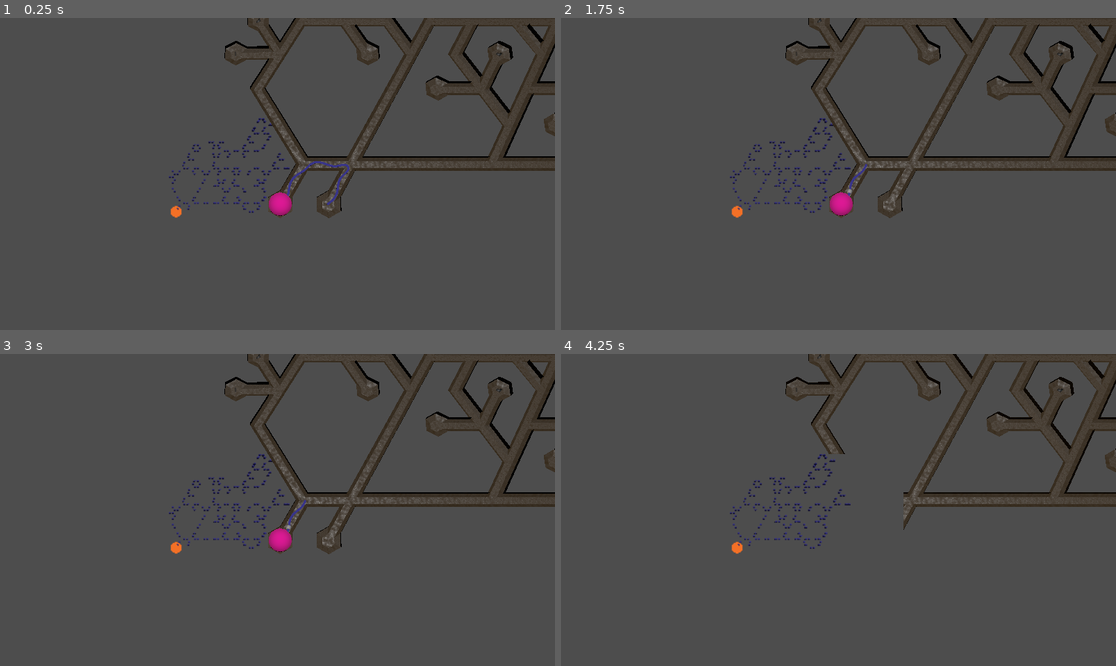
Above: before the commit, frames 1-4 (two rows, left to right).
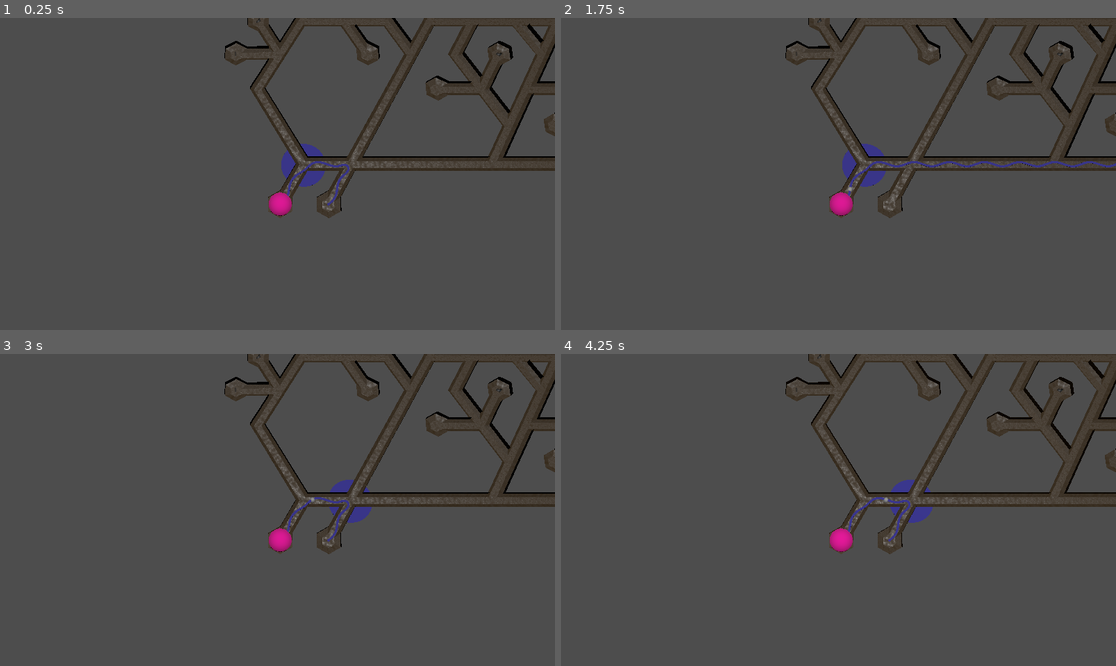
Above: after the commit, the same moments.

Repository: SamppuS/Rabbits_Requiem
Game: Godot game, scene res://tunnels.tscn
Same seed, same stepped clock (60 frames per second), same inputs: the game is played once before the commit and once after it. Sound files missing from this copy of the repository are replaced by a short silence.
Inputs (mouse positions are in pixels of both pictures, inside the frame that each line leads up to):
- Up to frame 1 (0.25 s): no input
- Up to frame 2 (1.75 s): tap Enter at 0.5 s; move the mouse to (960, 158) at 0.52 s; tap A (a) at 0.6 s; click (960, 158) at 0.67 s; tap D (d) at 0.8, 1.35 s; tap Space at 1.25 s; move the mouse to (727, 189) at 1.27 s; click (727, 189) at 1.42 s; tap E (e) at 1.55 s
- Up to frame 3 (3 s): tap Enter at 2 s; move the mouse to (333, 441) at 2.02 s; tap E (e) at 2.1 s; click (333, 441) at 2.17 s; tap W (w) at 2.3, 2.85 s; tap Space at 2.75 s; move the mouse to (249, 572) at 2.77 s; click (249, 572) at 2.92 s
- Up to frame 4 (4.25 s): tap X (x) at 3.05, 3.6 s; move the mouse to (1005, 556) at 3.52 s; click (1005, 556) at 3.67 s; tap Z (z) at 3.8 s

The runs differ from the first frame. In frame 1, 0.9% of the frame differs, in the area x 30-76%, y 28-65%; in frame 2, 1.2%; in frame 3, 0.9%; in frame 4, 2.1%, in the area x 30-67%, y 32-65%.
Error before the commit: Invalid access of index '2' on a base object of type: 'Array'. (res://assets/snake/snake.gd:40)

Commit message:
bug fixes and improvements to snake pathfinding

Diff:
--- a/rabbits_requiem/assets/snake/snake.gd
+++ b/rabbits_requiem/assets/snake/snake.gd
@@ -11,9 +11,15 @@
 var speed = .15 * 4  # Speed of movement
 
 var current = [Vector3(0,0,0), Vector2i(0,0), 0]
-var next = [Vector3(0,0,0), Vector2i(0,0), 1]
+var next = [Vector3(0,0,0), Vector2i(0,0), 0]
+
+var keep_on_clear : int = 3
 
 var path_blobs = []
+
+const pt_frequency = 168 # point per tunnel frequency
+var sin_phase = 0
+
 
 @export var thingy : PackedScene
 var bump
@@ -28,35 +34,31 @@
 func _process(delta: float) -> void:
 	if !goals[0].is_empty() and goals != old_goals:
 		snake_path = generate_path()
-		print("wowie, we can slither up to ", len(snake_path))
-		for a in snake_path:
-			var hahaa = thingy.instantiate()
-			hahaa.scale = Vector3(.4, .05, .4)
-			hahaa.position = a + Vector3.UP * .1
-			add_child(hahaa)
-			path_blobs.append(hahaa)
+		if path_index > 100:
+			path_index = find_best_index()
+		draw_path()
 
-	if !goals[0].is_empty():
-		if head.position.distance_to(goals[0][next[2]]) < 0.3:
-			current = next
-			next[2] = (next[2] + 1) % len(goals[0])
-			next = [goals[0][next[2]], goals[1][next[2]], next[2]]
-			print("reached next ", current[2])
+		#print("wowie, we can slither up to ", len(snake_path), " with the power of ", goals[0].size() - 1, " giving ratio of ", len(snake_path)/(goals[0].size() - 1))
+
+	if head.position.distance_to(goals[0][next[2]]) < 0.3 and !goals[0].is_empty() and next[2] < len(goals[0]) -1:
+			advance()
 
 	old_goals = goals.duplicate()
 
 	bump.position = next[0]
 
-	if !goals[0].is_empty():
+	if !goals[0].is_empty() and int(path_index * speed) < len(snake_path) - 2 :
 		move()
 
 
 func move():
 	path_index += 1
-	path_index = path_index % int(len(snake_path) / speed)
 	head.position = snake_path[path_index * speed]
 
 func add_destination(d3 : Vector3, d2i : Vector2i) :
+	if !goals[0].is_empty():
+		if d2i == goals[1][-1]: # skip back to back dublicates
+			return
 	goals[0].append(d3)
 	goals[1].append(d2i)
 
@@ -71,7 +73,7 @@
 func generate_path():
 
 	var slither_path : PackedVector3Array
-	var frequency = (1.73233866691589 - .05) * 3
+	var frequency =  .05
 	var amplitude = 0.075
 	var step_size = 0.01  # Now supports smaller step sizes
 
@@ -98,13 +100,12 @@
 		var tangent = (base_point - last_point).normalized()
 		var perpendicular = tangent.cross(Vector3.UP).normalized()
 
-		var sine_offset = amplitude * sin(frequency * path.get_baked_length() * point_index / (len(discrete_path) - 1))
+		var sine_offset = amplitude * sin(frequency *  point_index - sin_phase)
 		var slither_point = base_point + perpendicular * sine_offset
 
 		slither_path.append(slither_point)
 
 
-	#print("Here in snake we see ", slither_path[0])
 	return slither_path
 
 func moving_average(arr: PackedVector3Array, window: int = 0):
@@ -124,26 +125,43 @@
 
 	return new_array
 
-func clear_path():
+func clear_path(): # Calling before snake having moved at least "keep_on_clear" amount of tiles causes snap back. (this shouldn't be problem often)
 
-	current = [next[0], next[1], 0]
-	goals[0] = goals[0].slice(max(0, next[2] - 2), max(next[2], 2))
-	goals[1] = goals[1].slice(max(0, next[2] - 2), max(next[2], 2))
+	#current = [next[0], next[1], 0]
+	goals[0] = goals[0].slice(max(0, next[2] - keep_on_clear ), max(next[2] + 1, 2))
+	goals[1] = goals[1].slice(max(0, next[2] - keep_on_clear ), max(next[2] + 1, 2))
+
+	sin_phase += max(0, next[2] - keep_on_clear) * pt_frequency
 
 	current[2] = 0
-	next[2] = len(goals[0])
+	next[2] = len(goals[0]) - 1
 
 	for i in path_blobs:
 		i.queue_free()
 	path_blobs = []
 
-	path_index = find_best_index()
+
 
 func find_best_index():
 	var best = [0, 100]
-	for i in len(snake_path):
+	for i in range(min(len(snake_path) - pt_frequency * 2, pt_frequency * 2), len(snake_path)):
 		var dist = snake_path[i].distance_to(head.position)
 		if  dist < best[1]:
 			best[1] = dist
 			best[0] = i
-	return int(best[0] * speed)
+		if i - best[0] > 40:
+			break
+	return int(best[0] / speed)
+
+func draw_path():
+	for a in snake_path:
+		var hahaa = thingy.instantiate()
+		hahaa.scale = Vector3(.4, .05, .4)
+		hahaa.position = a + Vector3.UP * .1
+		add_child(hahaa)
+		path_blobs.append(hahaa)
+
+func advance():
+	current = next
+	next[2] = next[2] + 1
+	next = [goals[0][next[2]], goals[1][next[2]], next[2]]
--- a/rabbits_requiem/tunnels.gd
+++ b/rabbits_requiem/tunnels.gd
@@ -103,6 +103,8 @@
 	var path = a_star(starting_point, babi_holder[1][0])
 	for i in path:
 		snake.add_destination(pos_from_tile(i), i)
+	#snake.add_destination(pos_from_tile(next_tile(starting_point, 2)), next_tile(starting_point, 2))
+
 
 
 func _on_minimap_send_grid(sent_grid: Variant, sp: Variant, dead_ends : Variant) -> void:
--- a/rabbits_requiem/tunnels.tscn
+++ b/rabbits_requiem/tunnels.tscn
@@ -65,6 +65,7 @@
 transform = Transform3D(1, 0, 0, 0, 1, 0, 0, 0, 1, 3.18071, 0, 0.739734)
 
 [node name="Control" type="Control" parent="."]
+visible = false
 layout_mode = 3
 anchors_preset = 2
 anchor_top = 1.0
@@ -84,7 +85,7 @@
 own_world_3d = true
 handle_input_locally = false
 size = Vector2i(780, 646)
-render_target_update_mode = 4
+render_target_update_mode = 0
 
 [node name="Minimap" parent="Control/SubViewportContainer/SubViewport" instance=ExtResource("2_ah540")]
 
